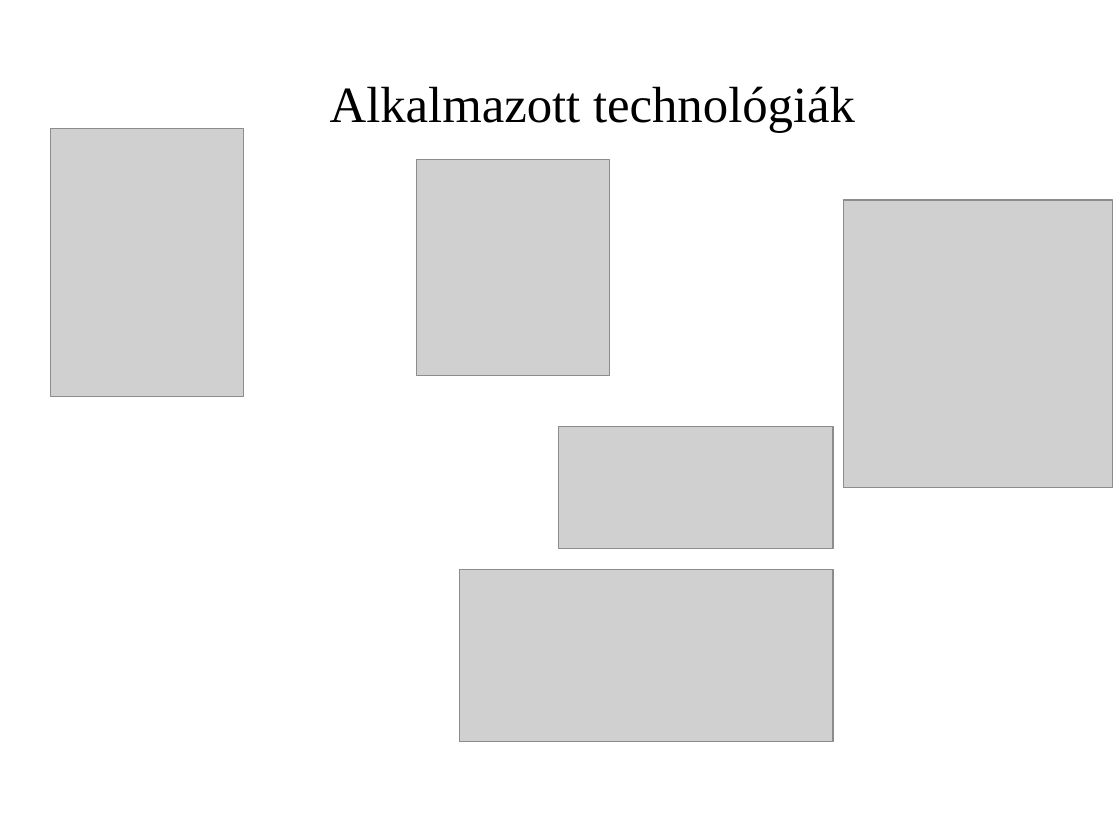
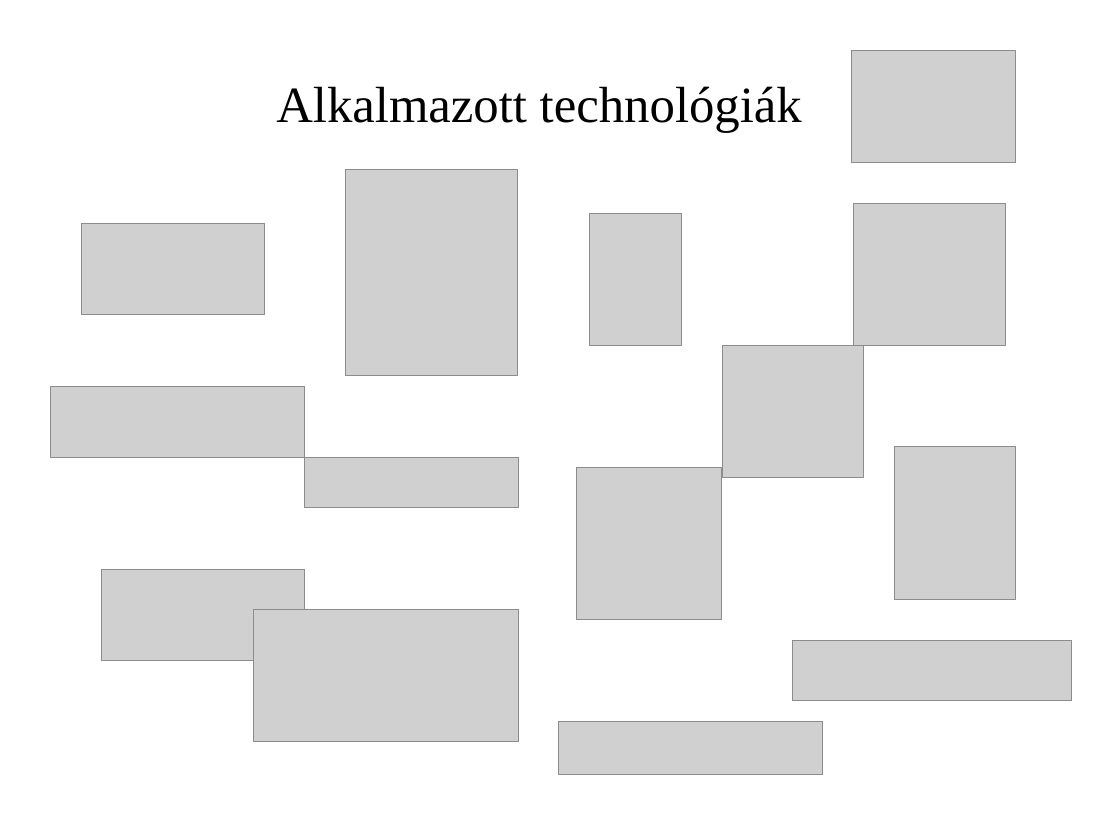
Before and after one commit to necrology27/babybook, a slide deck: slide 3 of prezentation/LeadingSoft_projekt.ppt. Drawn at 1120x840 pixels with LibreOffice and Linux fonts; fonts in the diff are those of the drawing; grey boxes stand for pictures; background and template pictures are left out. Boxes give left, top, right and bottom in pixels: in the first picture for what was removed or moved away, otherwise in the second. Text is boxed around its words. In the diff, an @@ line names an element or a change of style, - is before the commit and + after.

```diff
--- a/prezentation/LeadingSoft_projekt.ppt
+++ b/prezentation/LeadingSoft_projekt.ppt
@@ picture added at (x1=853, y1=51, x2=1016, y2=163) @@
@@ text "Alkalmazott technológiák" moved from (x1=330, y1=86, x2=855, y2=133) to (x1=276, y1=86, x2=802, y2=133) @@
@@ picture resized from (x1=417, y1=160, x2=610, y2=376) to (x1=346, y1=170, x2=518, y2=376) @@
@@ picture resized from (x1=844, y1=200, x2=1113, y2=488) to (x1=854, y1=203, x2=1006, y2=346) @@
@@ picture resized from (x1=51, y1=129, x2=244, y2=396) to (x1=81, y1=224, x2=264, y2=315) @@
@@ picture added at (x1=589, y1=213, x2=682, y2=346) @@
@@ picture added at (x1=723, y1=346, x2=864, y2=478) @@
@@ picture added at (x1=51, y1=386, x2=305, y2=457) @@
@@ picture added at (x1=894, y1=447, x2=1016, y2=600) @@
@@ picture added at (x1=305, y1=457, x2=518, y2=508) @@
@@ picture resized from (x1=559, y1=427, x2=833, y2=549) to (x1=577, y1=468, x2=722, y2=620) @@
@@ picture added at (x1=102, y1=569, x2=305, y2=661) @@
@@ picture added at (x1=254, y1=610, x2=518, y2=742) @@
@@ picture added at (x1=793, y1=640, x2=1072, y2=701) @@
@@ picture resized from (x1=460, y1=569, x2=833, y2=742) to (x1=559, y1=722, x2=823, y2=775) @@
```
Also in this commit, not shown: 3 other slides changed, 1 slide added, 1 slide removed.
